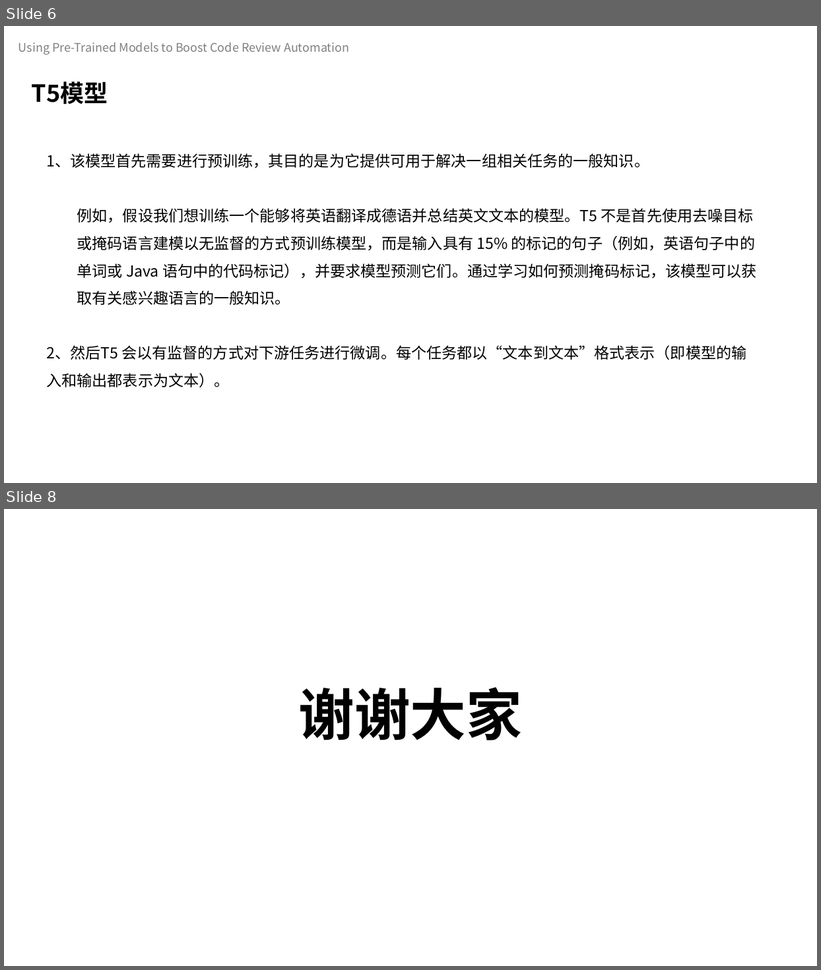
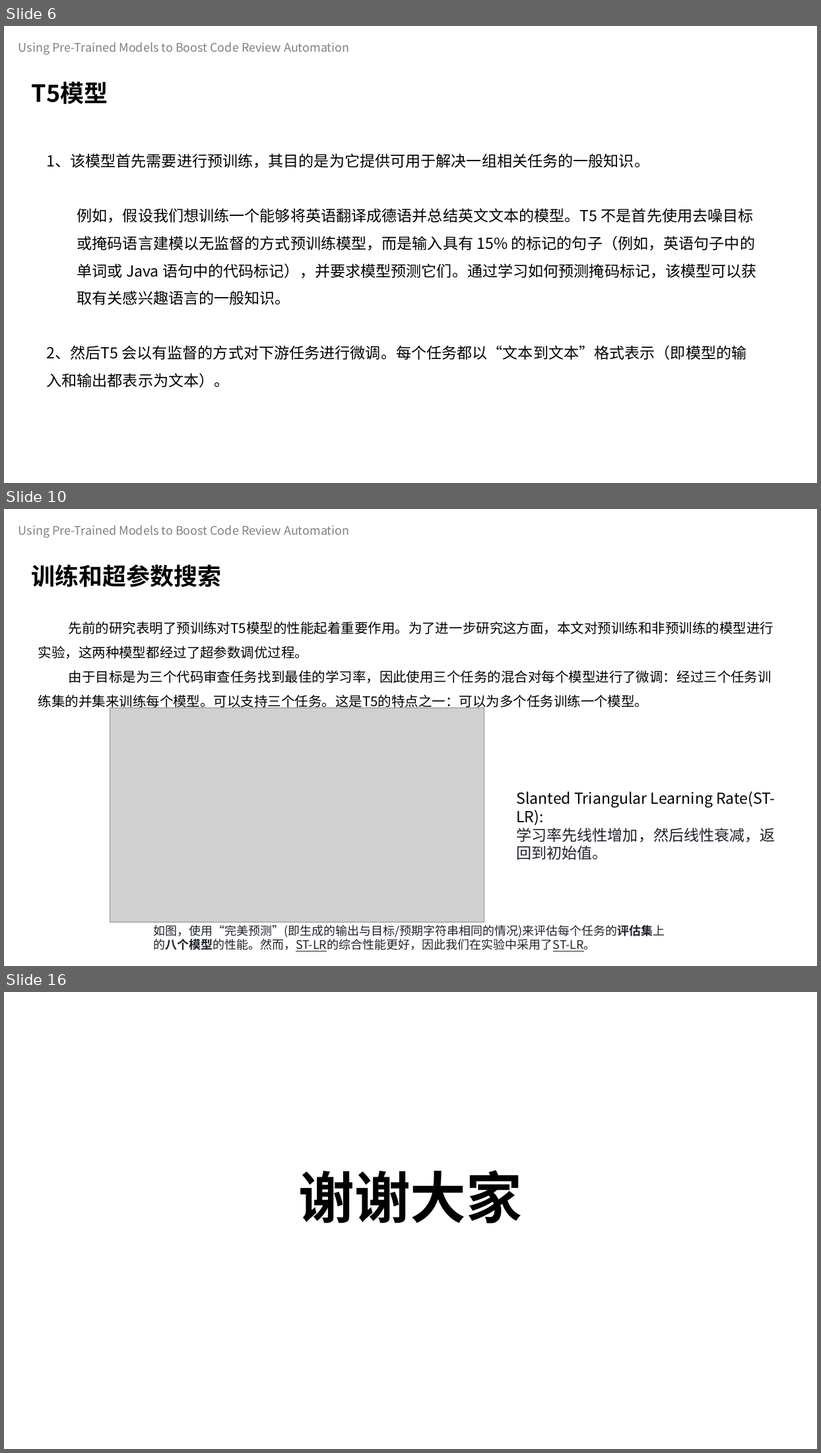
Before and after one commit to celeste-lingshi/Celeste, a slide deck: 汇报/软件测试展示_222126_项桂巳雨.pptx. Shown one above the other, each under a label of ours: slides 6 and 8 before the commit, slides 6, 10 and 16 after it; the slides between them are not shown. The pictures are 821x970 and 821x1453 pixels, drawn with LibreOffice and Linux fonts; fonts in the diff are those of the drawing; grey boxes stand for pictures. Boxes give left, top, right and bottom in pixels: in the first picture for what was removed or moved away, otherwise in the second. Text is boxed around its words. In the diff, an @@ line names an element or a change of style, - is before the commit and + after.

```diff
--- a/汇报/软件测试展示_222126_项桂巳雨.pptx
+++ b/汇报/软件测试展示_222126_项桂巳雨.pptx
@@ slide 10 added at (4,509,817,966), background #FFFFFF @@
@@ text added at (19,525,349,538), 14 pt, text #808080 @@
+Using Pre-Trained Models to Boost Code Review Automation
@@ text added at (32,564,221,588), 28 pt, text #000000, bold @@
+训练和超参数搜索
@@ text added at (38,621,774,710), 16 pt, text #000000 @@
+先前的研究表明了预训练对T5模型的性能起着重要作用。为了进一步研究这方面，本文对预训练和非预训练的模型进行实验，这两种模型都经过了超参数调优过程。
+由于目标是为三个代码审查任务找到最佳的学习率，因此使用三个任务的混合对每个模型进行了微调：经过三个任务训练集的并集来训练每个模型。可以支持三个任务。这是T5的特点之一：可以为多个任务训练一个模型。
@@ picture added at (110,708,484,923) @@
@@ text added at (516,791,776,860), 18 pt, text #000000 @@
+Slanted Triangular Learning Rate(ST-LR):
+学习率先线性增加，然后线性衰减，返回到初始值。
@@ text added at (153,925,665,952), 14 pt, text #1D2129 @@
+如图，使用“完美预测”(即生成的输出与目标/预期字符串相同的情况)来评估每个任务的评估集上的八个模型的性能。然而，ST-LR的综合性能更好，因此我们在实验中采用了ST-LR。
@@ what was slide 8 is now slide 16 @@
```
Also in this commit, not shown: 4 slides changed, 7 other slides added.
